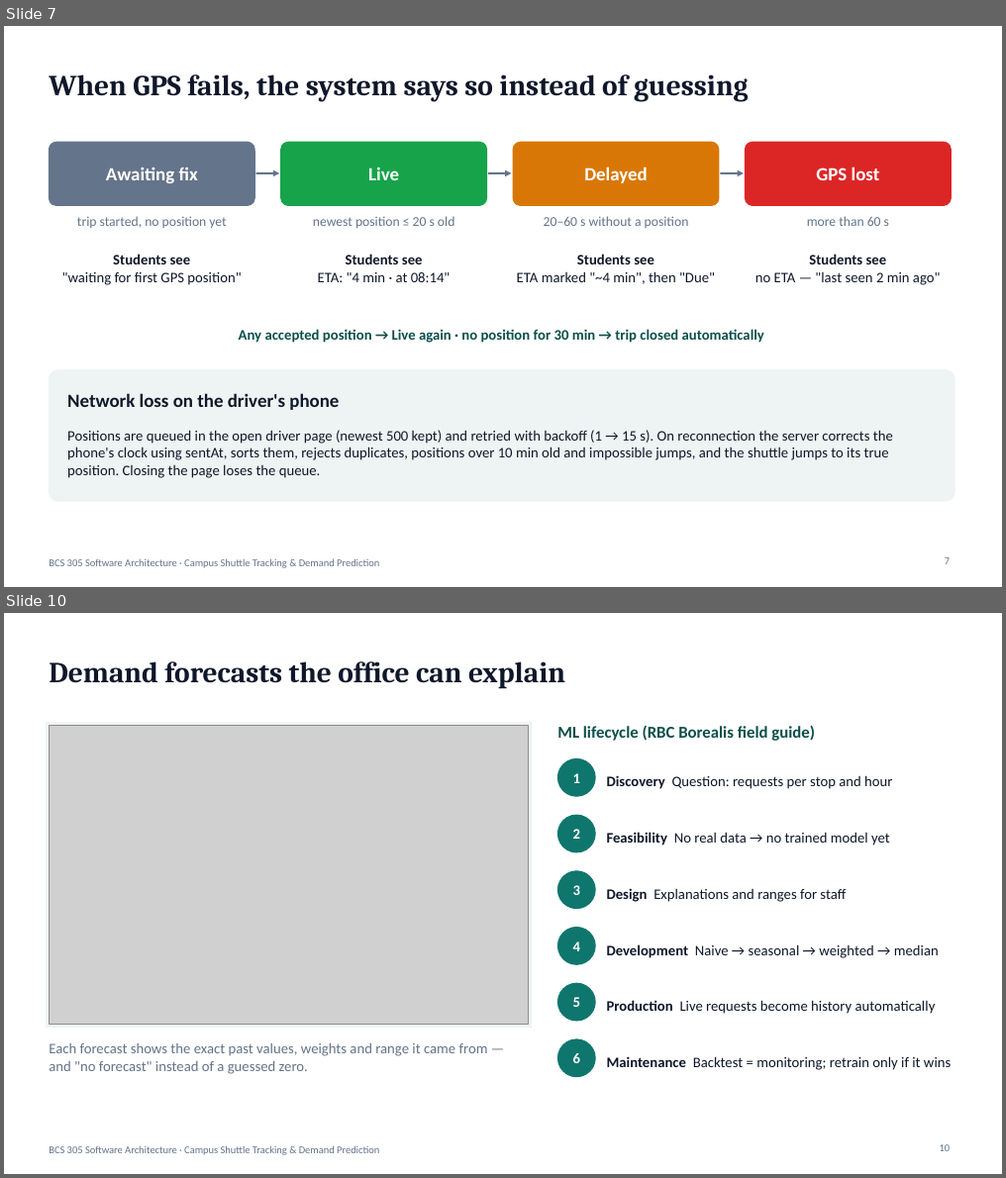
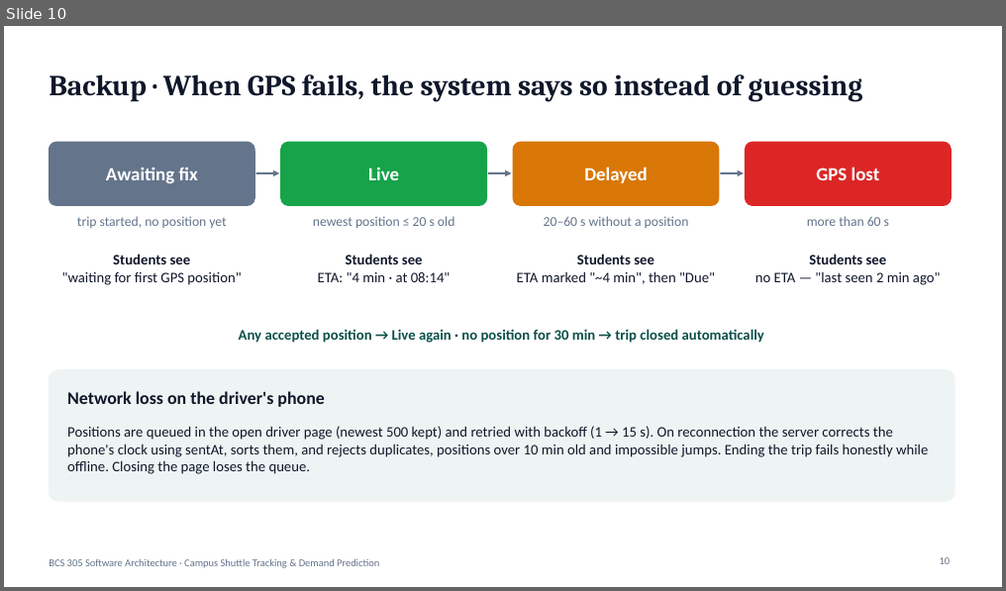
Before and after one commit to abdullahshammari796-ctrl/CampusShuttle, a slide deck: docs/presentation/campus-shuttle-presentation.pptx. Shown one above the other, each under a label of ours: slides 7 and 10 before the commit, slide 10 after it; the slides between them are not shown. The pictures are 1006x1178 and 1006x591 pixels, drawn with LibreOffice and Linux fonts; fonts in the diff are those of the drawing; grey boxes stand for pictures. Boxes give left, top, right and bottom in pixels: in the first picture for what was removed or moved away, otherwise in the second. Text is boxed around its words. In the diff, an @@ line names an element or a change of style, - is before the commit and + after.

```diff
--- a/docs/presentation/campus-shuttle-presentation.pptx
+++ b/docs/presentation/campus-shuttle-presentation.pptx
@@ slide 10 removed at box(4, 613, 1002, 1174), background #FFFFFF; not listed: 1 template element that a slide beside it also shows @@
@@ title removed at box(49, 662, 565, 688) @@
-Demand forecasts the office can explain
@@ rectangle removed at box(46, 722, 531, 1028) @@
@@ picture removed at box(49, 725, 528, 1025) @@
@@ text removed at box(557, 725, 815, 741) @@
-ML lifecycle (RBC Borealis field guide)
@@ ellipse removed at box(558, 759, 595, 796) @@
@@ text removed at box(573, 773, 580, 783) @@
-1
@@ text removed at box(607, 775, 892, 789) @@
-Discovery Question: requests per stop and hour
@@ ellipse removed at box(558, 815, 595, 853) @@
@@ text removed at box(573, 829, 580, 839) @@
-2
@@ text removed at box(607, 832, 890, 846) @@
-Feasibility No real data → no trained model yet
@@ ellipse removed at box(558, 871, 595, 909) @@
@@ text removed at box(573, 885, 580, 895) @@
-3
@@ text removed at box(607, 888, 846, 902) @@
-Design Explanations and ranges for staff
@@ ellipse removed at box(558, 928, 595, 964) @@
@@ text removed at box(573, 942, 580, 952) @@
-4
@@ text removed at box(607, 945, 939, 959) @@
-Development Naive → seasonal → weighted → median
@@ ellipse removed at box(558, 983, 595, 1021) @@
@@ text removed at box(573, 997, 580, 1007) @@
-5
@@ text removed at box(607, 1000, 936, 1014) @@
-Production Live requests become history automatically
@@ text removed at box(49, 1044, 488, 1074) @@
-Each forecast shows the exact past values, weights and range it came from — and "no forecast" instead of a guessed zero.
@@ ellipse removed at box(558, 1040, 595, 1077) @@
@@ text removed at box(573, 1054, 580, 1063) @@
-6
@@ text removed at box(607, 1057, 950, 1070) @@
-Maintenance Backtest = monitoring; retrain only if it wins
@@ page number removed at box(940, 1145, 950, 1152) @@
-10
@@ what was slide 7 is now slide 10 @@
@@ slide 10 changed as well @@
@@ title at box(49, 75, 863, 101): text changed @@
-When GPS fails, the system says so instead of guessing
+Backup · When GPS fails, the system says so instead of guessing
@@ text "Network loss on the driver's ..." at box(67, 391, 324, 407): size 18 to 17 pt @@
@@ text at box(67, 426, 928, 474): text changed @@
-Positions are queued in the open driver page (newest 500 kept) and retried with backoff (1 → 15 s). On reconnection the server corrects the phone's clock using sentAt, sorts them, rejects duplicates, positions over 10 min old and impossible jumps, and the shuttle jumps to its true position. Closing the page loses the queue.
+Positions are queued in the open driver page (newest 500 kept) and retried with backoff (1 → 15 s). On reconnection the server corrects the phone's clock using sentAt, sorts them, and rejects duplicates, positions over 10 min old and impossible jumps. Ending the trip fails honestly while offline. Closing the page loses the queue.
@@ page number at box(940, 558, 950, 565): text changed @@
-7
+10
```
Also in this commit, not shown: 5 other slides changed, 6 slides added, 7 other slides removed, 48 other files.
